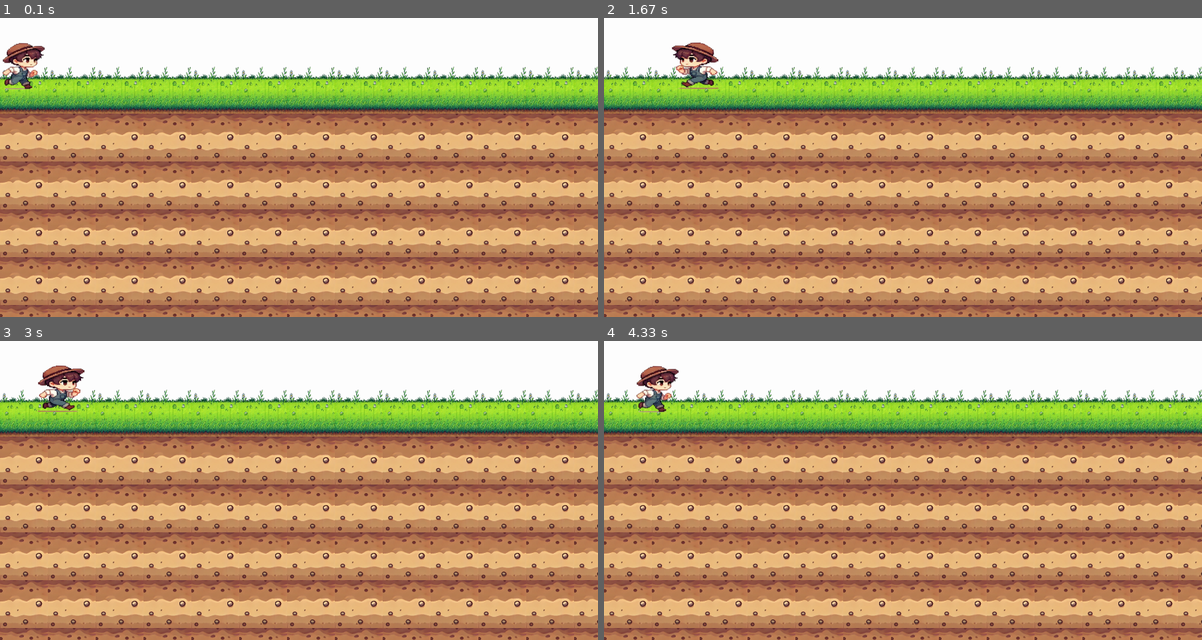
Above: before the commit, frames 1-4 (two rows, left to right).
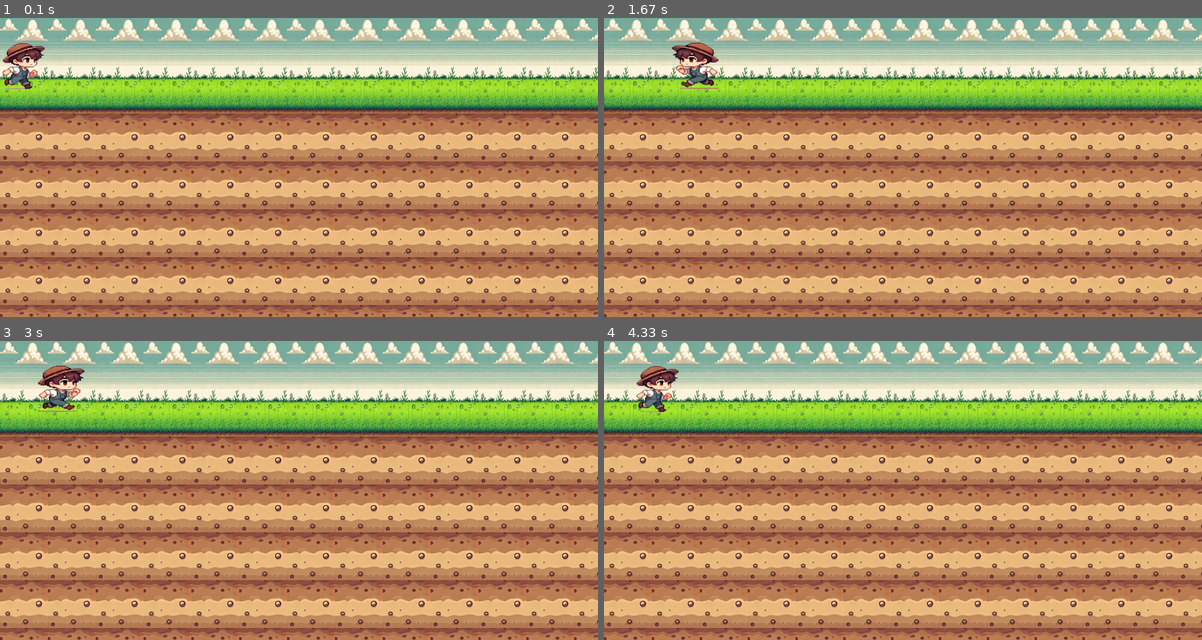
Above: after the commit, the same moments.

Repository: maixhashi/bokura_no_himitsukichi
Game: pygame game, started from app/main.py
Same seed, same stepped clock (60 frames per second), same inputs: the game is played once before the commit and once after it.
Inputs:
- Up to frame 1 (0.1 s): no input
- Up to frame 2 (1.67 s): hold Right 0.33-0.8 s; hold Right 0.83-1.3 s; hold Left from 1.33 s (still down)
- Up to frame 3 (3 s): release Left at 1.87 s; hold Left 2.23-2.63 s; hold Right from 2.67 s (still down)
- Up to frame 4 (4.33 s): release Right at 3.3 s; hold Left 3.73-4.2 s; hold Right from 4.23 s (still down)

The runs differ from the first frame. In frame 1, 19% of the frame differs, in the area x 0-100%, y 0-20%; in frame 2, 18%; in frame 3, 18%; in frame 4, 19%.

Commit message:
Feature_2024.12.29.05.25_地上の背景を実装

Diff:
--- a/app/map.py
+++ b/app/map.py
@@ -5,6 +5,7 @@
 from characters.mole import Mole  # characters.moleクラスをインポート
 
 # タイル画像の読み込み
+sky_tile = pygame.image.load('assets/tiles/sky.png')
 ground_tile = pygame.image.load('assets/tiles/ground.png')
 digged_ground_tile = pygame.image.load('assets/tiles/digged_ground.png')
 underground_tile = pygame.image.load('assets/tiles/underground.png')
@@ -48,7 +49,9 @@
                 tile_x = col_index * self.tile_size - camera.x
                 tile_y = row_index * self.tile_size - camera.y
 
-                if tile == 1:
+                if tile == 0:
+                    screen.blit(sky_tile, (tile_x, tile_y))
+                elif tile == 1:
                     screen.blit(ground_tile, (tile_x, tile_y))
                 elif tile == 2:
                     screen.blit(underground_tile, (tile_x, tile_y))
Binary file changed: app/assets/tiles/ground.png
Binary file added: app/assets/tiles/sky.png
